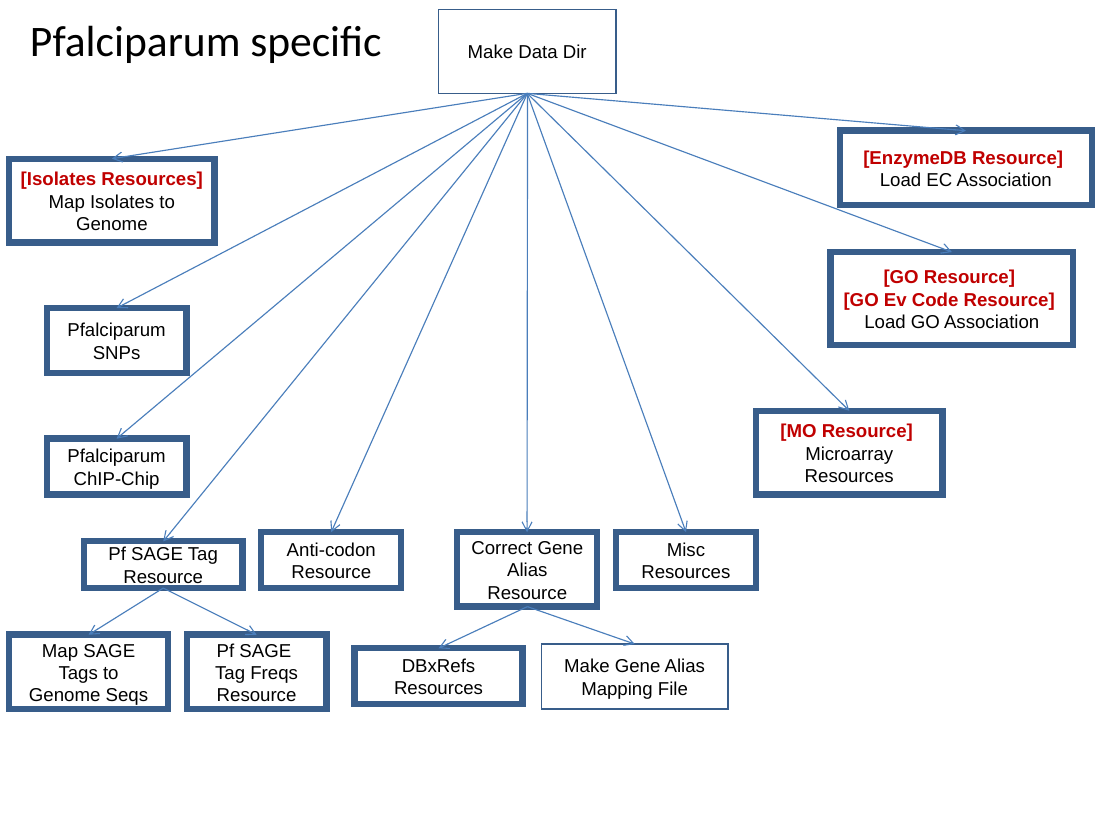
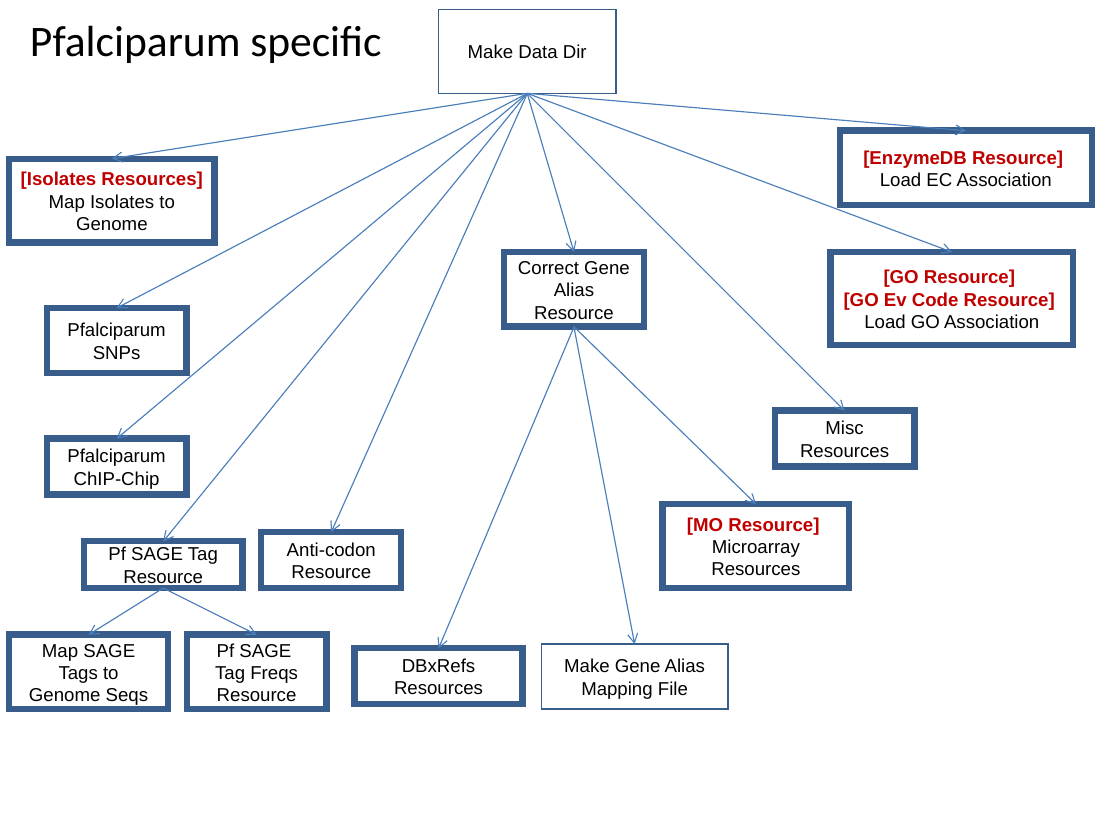
Before and after one commit to VEuPathDB/ApiCommonWorkflow, a slide deck: slide 10 of Main/doc/IntegratedWorkflow.ppt. Drawn at 1120x840 pixels with LibreOffice and Linux fonts; fonts in the diff are those of the drawing. Boxes give left, top, right and bottom in pixels: in the first picture for what was removed or moved away, otherwise in the second. Text is boxed around its words. In the diff, an @@ line names an element or a change of style, - is before the commit and + after.

```diff
--- a/Main/doc/IntegratedWorkflow.ppt
+++ b/Main/doc/IntegratedWorkflow.ppt
@@ arrow moved from (528, 93) - (685, 532) to (528, 93) - (844, 411) @@
@@ arrow moved from (528, 94) - (528, 532) to (528, 93) - (573, 252) @@
@@ rectangle "Correct Gene Alias": place and size @@
-rectangle "Correct Gene Alias" at (457,532,597,607)
+rectangle "Correct Gene Alias" at (504,252,644,327)
@@ arrow moved from (528, 607) - (439, 648) to (575, 327) - (439, 648) @@
@@ arrow moved from (528, 93) - (849, 411) to (573, 327) - (756, 504) @@
@@ arrow moved from (528, 607) - (635, 644) to (573, 327) - (635, 644) @@
@@ rectangle "Misc": place and size @@
-rectangle "Misc" at (616,532,756,588)
+rectangle "Misc" at (775,411,915,467)
@@ rectangle "[MO Resource]": place and size @@
-rectangle "[MO Resource]" at (756,411,943,495)
+rectangle "[MO Resource]" at (663,504,850,588)
```
Also in this commit, not shown: 4 other slides changed.
